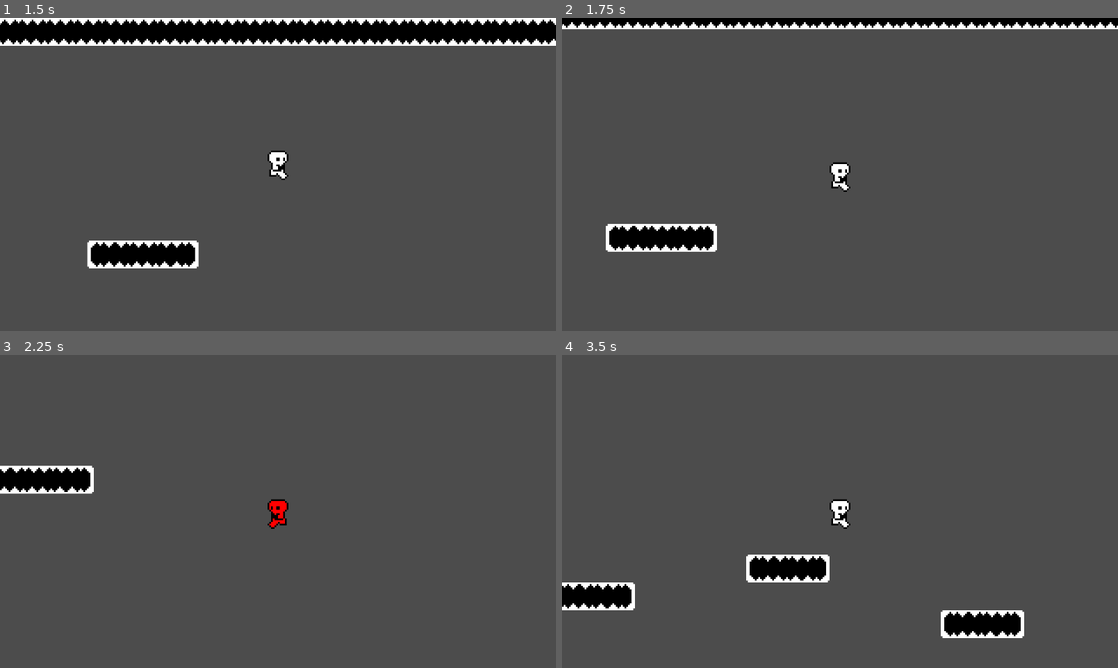
Above: before the commit, frames 1-4 (two rows, left to right).
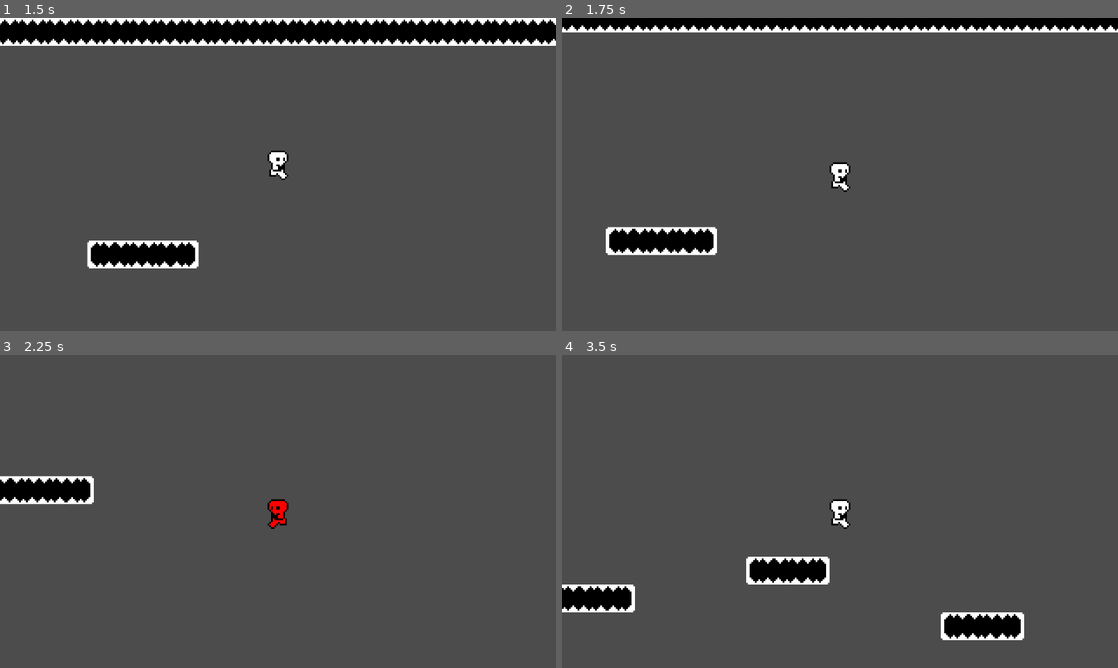
Above: after the commit, the same moments.

Repository: dragon1freak/Wizardvania
Game: Godot game, scene res://World.tscn
Two runs of this game, one before a commit and one after it. Both use one fixed random seed, a clock stepped at 60 frames per second and the inputs below.
Inputs (mouse positions are in pixels of both pictures, inside the frame that each line leads up to):
- Up to frame 1 (1.5 s): move the mouse to (400, 158) at 0.52 s; hold , (fire_state) 0.53-1.28 s; hold D (right) from 0.53 s (still down); tap Space (jump) at 0.77, 1.07 s; right-click (400, 158) at 0.8 s; move the mouse to (166, 190) at 1.27 s; right-click (166, 190) at 1.35 s
- Up to frame 2 (1.75 s): keep holding D (right); tap Space (jump) at 1.52, 1.55 s
- Up to frame 3 (2.25 s): tap Space (jump) at 1.82, 2.1 s; move the mouse to (333, 442) at 2.02 s; release D (right) at 2.03 s; hold A (left) from 2.03 s (still down); hold , (fire_state) from 2.03 s (still down)
- Up to frame 4 (3.5 s): move the mouse to (812, 574) at 2.77 s; release A (left) at 2.78 s; release , (fire_state) at 2.78 s; hold D (right) from 2.78 s (still down); tap , (fire_state) at 2.85 s; tap Space (jump) at 3.02, 3.32 s; right-click (812, 574) at 3.05 s

Frame 1 is identical in both runs. In frame 2, 2.9% of the frame differs, in the area x 0-100%, y 1-76%; in frame 3, 1.6%; in frame 4, 1.2%.

Commit message:
Added ice slam, tweaked a few things to fix bugs when swapping elements mid ability.

Diff:
--- a/Player.gd
+++ b/Player.gd
@@ -1,5 +1,12 @@
 extends PlatformerController
 class_name Player
+
+export(bool) var HAS_ALT_JUMP : bool = false
+export(bool) var HAS_ALT_MOVE : bool = false
+export(bool) var HAS_ELEMENT_ACTION : bool = false
+
+export(bool) var HAS_FIRE : bool = false
+export(bool) var HAS_ICE : bool = false
 
 export(float, 0, 1000, 0.1) var GLIDE_FALL_SPEED : float = 20
 export(float, 0, 10, 0.01) var GLIDE_TIMER_MAX : float = 1.0
@@ -7,11 +14,11 @@
 var can_glide : bool = false
 var gliding : bool = false
 
-var can_double_jump : bool = true
+var can_double_jump : bool = false
 
 export(float, 0, 1000, 0.1) var DASH_FORCE : float = 200
 export(float, 0, 1, 0.01) var DASH_TIMER : float = 0.1
-var can_dash : bool = true
+var can_dash : bool = false
 var dashing : bool = false
 
 export(float, 0, 1000, 0.1) var WALL_FALL_SPEED : float = 50
@@ -22,8 +29,13 @@
 onready var _left_wall_check : RayCast2D = $LeftWallCheck
 onready var _right_wall_check : RayCast2D = $RightWallCheck
 var can_wall_jump : bool = false
-var can_hold_wall : bool = true
+var can_hold_wall : bool = false
 var holding_wall : bool = false
+
+export(float, 0, 1000, 0.1) var SLAM_FORCE : float = 200
+export(float, 0, 1, 0.01) var SLAM_TIMER : float = 0.1
+var can_slam : bool = false
+var slamming : bool = false
 
 enum STATES {IDLE, WALK, JUMP, FALL, DASH}
 enum ELEMENTS {AIR, FIRE, ICE}
@@ -31,6 +43,7 @@
 
 # Called when the node enters the scene tree for the first time.
 func _ready():
+	can_sprint = false
 	var tilemap = get_parent().get_node("TileMap")
 	var tilemap_rect = tilemap.get_used_rect()
 	var camera = $Camera2D
@@ -59,10 +72,10 @@
 func handle_gravity(delta : float, input_direction : Vector2, jump_strength : float) -> void:
 	match ELEMENT_STATE:
 		ELEMENTS.AIR:
+			motion.y += GRAVITY * delta
 			if gliding && motion.y > 0:
 				motion.y = clamp(motion.y, -JUMP_FORCE, GLIDE_FALL_SPEED)
 				glide_timer -= delta
-			motion.y += GRAVITY * delta
 			if glide_timer <= 0.0:
 				can_glide = false
 				gliding = false
@@ -82,18 +95,22 @@
 				wall_hold_timer -= delta
 			else:
 				holding_wall = false
-				motion.y += GRAVITY * delta
+				if !slamming:
+					motion.y += GRAVITY * delta
 			if wall_hold_timer <= 0.0:
 				can_hold_wall = false
 				can_wall_jump = false
 
 func handle_element_state() -> void:
-	if Input.is_action_just_pressed("fire_state") || (Input.is_action_just_released("ice_state") && Input.get_action_strength("fire_state") > 0):
-		ELEMENT_STATE = ELEMENTS.FIRE
-	elif Input.is_action_just_pressed("ice_state") || (Input.is_action_just_released("fire_state") && Input.get_action_strength("ice_state") > 0):
-		ELEMENT_STATE = ELEMENTS.ICE
-	elif is_zero_approx(Input.get_action_strength("fire_state")) && is_zero_approx(Input.get_action_strength("ice_state")):
-		ELEMENT_STATE = ELEMENTS.AIR
+	if HAS_FIRE && (Input.is_action_just_pressed("fire_state") || (is_zero_approx(Input.get_action_strength("ice_state")) && Input.get_action_strength("fire_state") > 0)):
+		if !gliding && !slamming:
+			ELEMENT_STATE = ELEMENTS.FIRE
+	elif HAS_ICE && (Input.is_action_just_pressed("ice_state") || (is_zero_approx(Input.get_action_strength("fire_state")) && Input.get_action_strength("ice_state") > 0)):
+		if !gliding && !dashing:
+			ELEMENT_STATE = ELEMENTS.ICE
+	elif (!HAS_FIRE || is_zero_approx(Input.get_action_strength("fire_state"))) && (!HAS_ICE || is_zero_approx(Input.get_action_strength("ice_state"))):
+		if !dashing && !slamming:
+			ELEMENT_STATE = ELEMENTS.AIR
 
 func manage_state() -> void:
 	if motion.y == 0:
@@ -131,7 +148,7 @@
 			_animation_player.play("Fall")
 
 func handle_motion(delta : float, input_direction : Vector2 = Vector2.ZERO) -> void:
-	if !dashing && input_direction.x != 0:
+	if !slamming && !dashing && input_direction.x != 0:
 		apply_motion(delta, input_direction)
 		if abs(motion.x) > MAX_SPEED && !sprinting:
 			slow_sprint(delta)
@@ -153,7 +170,6 @@
 	var final_acc : float = move_direction.x * ACCELERATION * delta * (sprint_strength if is_on_floor() else 1.0)
 	motion.x += final_acc if abs(motion.x) <= MAX_SPEED || sprinting else 0.0
 	motion.x = clamp(motion.x, -final_max_speed, final_max_speed)
-	print(motion.x)
 
 func handle_alt_jump(delta : float, jump_strength : float = 0.0, jump_pressed : bool = false, jump_released : bool = false) -> void:
 	match ELEMENT_STATE:
@@ -169,7 +185,7 @@
 				holding_wall = false
 			if (jump_pressed or should_jump) && can_jump:
 				apply_jump()
-			elif (jump_pressed or should_jump) && holding_wall:
+			elif (jump_pressed or should_jump) && holding_wall && !slamming:
 				apply_wall_jump(wall_jump_dir)
 			elif jump_pressed:
 				buffer_jump()
@@ -183,7 +199,7 @@
 				if can_glide:
 					gliding = true
 				buffer_jump()
-			elif jump_released:
+			elif is_zero_approx(jump_strength) && gliding:
 				gliding = false
 			if jump_strength == 0 and motion.y < 0:
 				cancel_jump(delta)
@@ -198,18 +214,16 @@
 			if jump_strength == 0 and motion.y < 0:
 				cancel_jump(delta)
 	if is_on_floor() and motion.y >= 0.0:
+		if HAS_ALT_JUMP:
+			can_double_jump = true
+			can_wall_jump = true
+			can_hold_wall = true
+			WALL_JUMP_COUNT = WALL_JUMP_MAX
+			wall_hold_timer = WALL_JUMP_TIMER
+			can_glide = true
+			gliding = false
+			glide_timer = GLIDE_TIMER_MAX
 		can_jump = true
-		can_double_jump = true
-		can_wall_jump = true
-		can_hold_wall = true
-		WALL_JUMP_COUNT = WALL_JUMP_MAX
-		wall_hold_timer = WALL_JUMP_TIMER
-		can_glide = true
-		gliding = false
-		glide_timer = GLIDE_TIMER_MAX
-		can_sprint = true
-	else:
-		can_sprint = false
 
 func apply_wall_jump(wall_jump_dir : float) -> void:
 	holding_wall = false
@@ -220,15 +234,30 @@
 	apply_jump(JUMP_FORCE, Vector2(wall_jump_dir, -2).normalized())
 
 func handle_alt_move(input_direction : Vector2, sprint_strength : float, sprint_pressed : bool, sprint_released : bool) -> void:
-		match ELEMENT_STATE:
-			ELEMENTS.AIR:
+	match ELEMENT_STATE:
+		ELEMENTS.AIR:
+			if can_sprint:
 				handle_sprint(sprint_strength)
-			ELEMENTS.FIRE:
-				sprinting = false
-				if can_dash && sprint_pressed:
-					apply_dash(input_direction)
-				elif is_on_floor() && is_zero_approx(sprint_strength):
-					can_dash = true
+		ELEMENTS.FIRE:
+			sprinting = false
+			if can_dash && sprint_pressed:
+				apply_dash(input_direction)
+			if is_on_wall():
+				dashing = false
+				var final_max_speed = MAX_SPEED * abs(input_direction.x)
+				motion.x = clamp(motion.x, -final_max_speed, final_max_speed)
+		ELEMENTS.ICE:
+			sprinting = false
+			if !is_on_floor() && can_slam && sprint_pressed:
+				apply_slam()
+			elif slamming && sprint_pressed:
+				cancel_slam()
+	if is_on_floor() and motion.y >= 0.0:
+		if HAS_ALT_MOVE:
+			can_sprint = true
+			can_dash = true
+			can_slam = true
+			slamming = false
 
 func apply_dash(input_direction : Vector2) -> void:
 	dashing = true
@@ -242,3 +271,15 @@
 	dashing = false
 	var final_max_speed = MAX_SPEED * abs(input_direction.x)
 	motion.x = clamp(motion.x, -final_max_speed, final_max_speed)
+
+func apply_slam() -> void:
+	slamming = true
+	holding_wall = false
+	can_hold_wall = false
+	can_slam = false
+	motion.x = 0
+	apply_jump(SLAM_FORCE, Vector2.DOWN)
+
+func cancel_slam() -> void:
+	slamming = false
+	motion.y = 0
--- a/Scripts/PlatformerController.gd
+++ b/Scripts/PlatformerController.gd
@@ -53,7 +53,7 @@
 var state : int = IDLE
 
 # The player can sprint when can_sprint is true
-onready var can_sprint : bool = ENABLE_SPRINT
+onready var can_sprint : bool = false
 # The player is sprinting when sprinting is true
 var sprinting : bool = false
 # The player can jump when can_jump is true
--- a/World.tscn
+++ b/World.tscn
@@ -478,6 +478,11 @@
 ACTION_SPRINT = "alt_move"
 JUMP_FORCE = 220.0
 ENABLE_SPRINT = true
+HAS_ALT_JUMP = true
+HAS_ALT_MOVE = true
+HAS_FIRE = true
+HAS_ICE = true
 DASH_FORCE = 500.0
 DASH_TIMER = 0.2
 WALL_FALL_SPEED = 0.0
+SLAM_FORCE = 600.0
